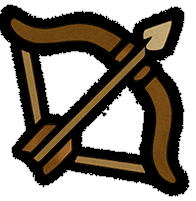
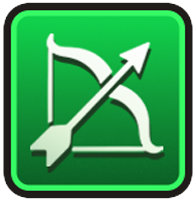
Before/after of a (196, 201) layered artwork. What changed in the layer stack:
added layer "Lager 5" above "Lager 4" over [2, 2, 193, 199]
hid "Lager 4" over [0, 5, 189, 196]